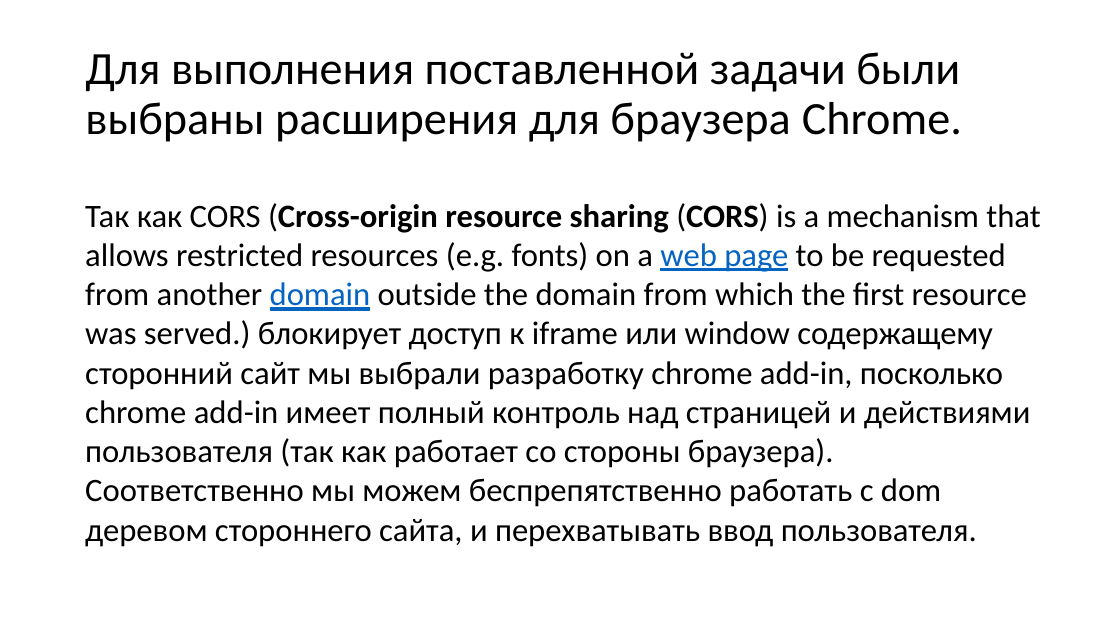
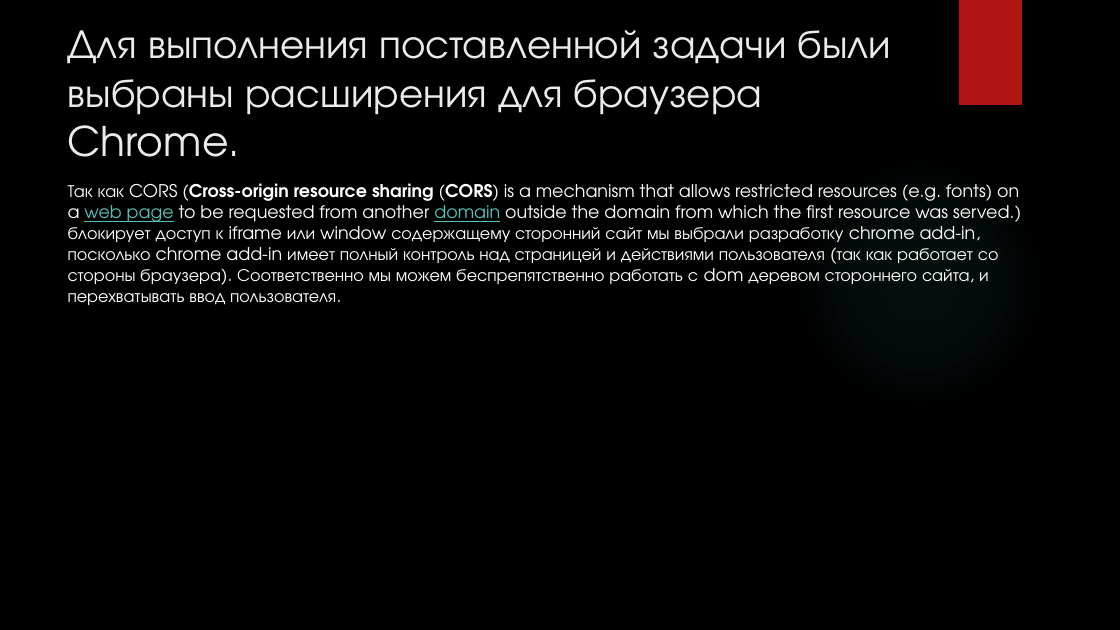
Before and after one commit to oleg-vasilyev/AutofillExtension, a slide deck: slide 2 of AutoFill_Extension.pptx. Drawn at 1120x630 pixels with LibreOffice and Linux fonts; fonts in the diff are those of the drawing; background and template pictures are left out. Boxes give left, top, right and bottom in pixels: in the first picture for what was removed or moved away, otherwise in the second. Text is boxed around its words. In the diff, an @@ line names an element or a change of style, - is before the commit and + after.

```diff
--- a/AutoFill_Extension.pptx
+++ b/AutoFill_Extension.pptx
@@ background #FFFFFF to picture (left out) @@
@@ title "Для выполнения поставленной задачи были ...": place and size @@
-title "Для выполнения поставленной задачи были ..." at <box>85,52,962,142</box>
+title "Для выполнения поставленной задачи были ..." at <box>68,30,891,157</box>
@@ title "Для выполнения поставленной задачи были ..." at <box>68,30,891,157</box>: size 39.6 to 35 pt, font Calibri to TeX Gyre Adventor, text colour #000000 to #EBEBEB; line spacing 0.9 to 1; vertical alignment middle to top @@
@@ rectangle added at <box>959,0,1022,105</box>, fill #B01513 @@
@@ text "Так как CORS (Cross-origin resource ...": place and size @@
-text "Так как CORS (Cross-origin resource ..." at <box>85,203,1040,547</box>
+text "Так как CORS (Cross-origin resource ..." at <box>68,183,1021,305</box>
@@ text "Так как CORS (Cross-origin resource ..." at <box>68,183,1021,305</box>: size 28 to 15 pt, font Calibri to TeX Gyre Adventor, text colour #000000 to #FFFFFF; text colour #0563C1 to #58C1BA in "web page domain" @@
@@ ellipse added at <box>791,154,1049,413</box>, fill gradient #50B9C1 @@
```
Also in this commit, not shown: 3 other slides changed, 2 slides added, 3 slides removed, 3 other files.
